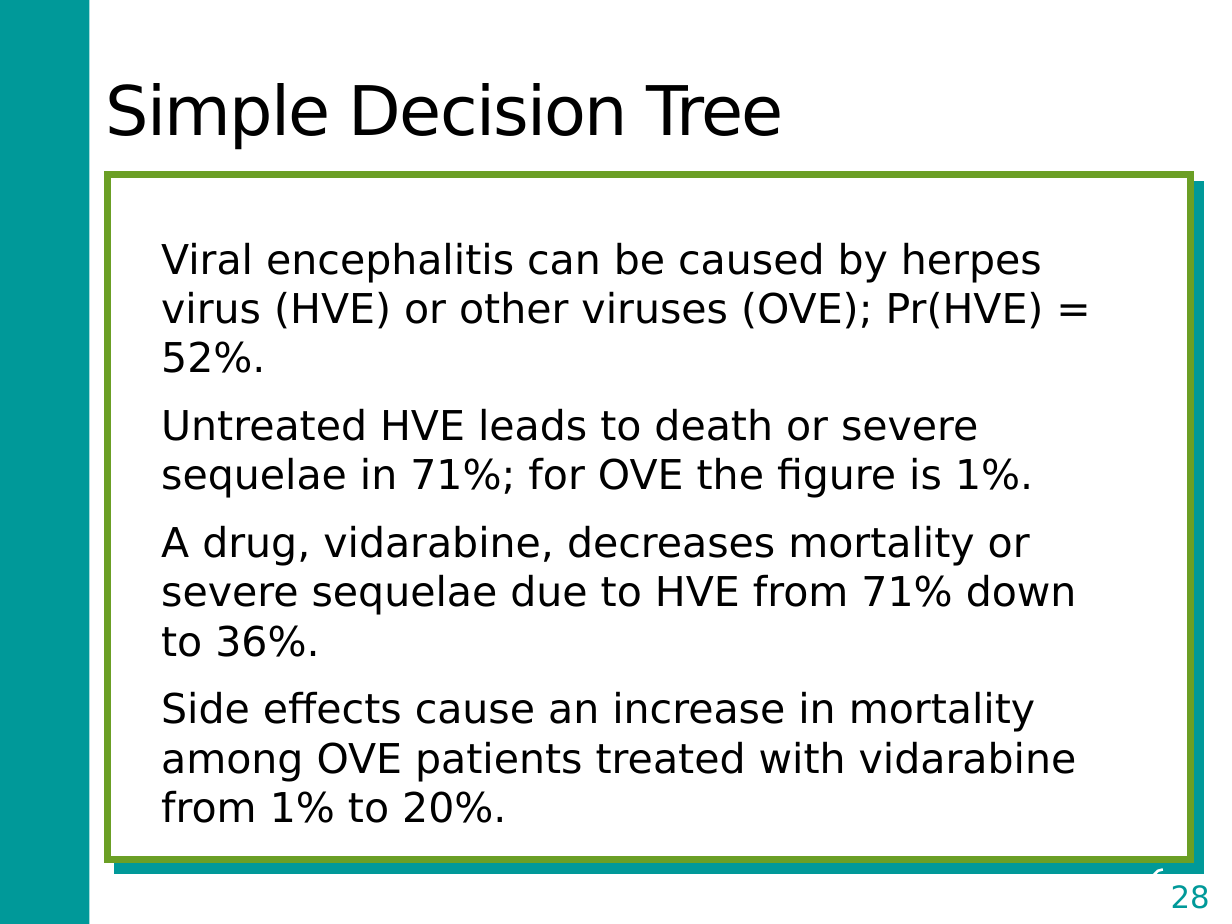
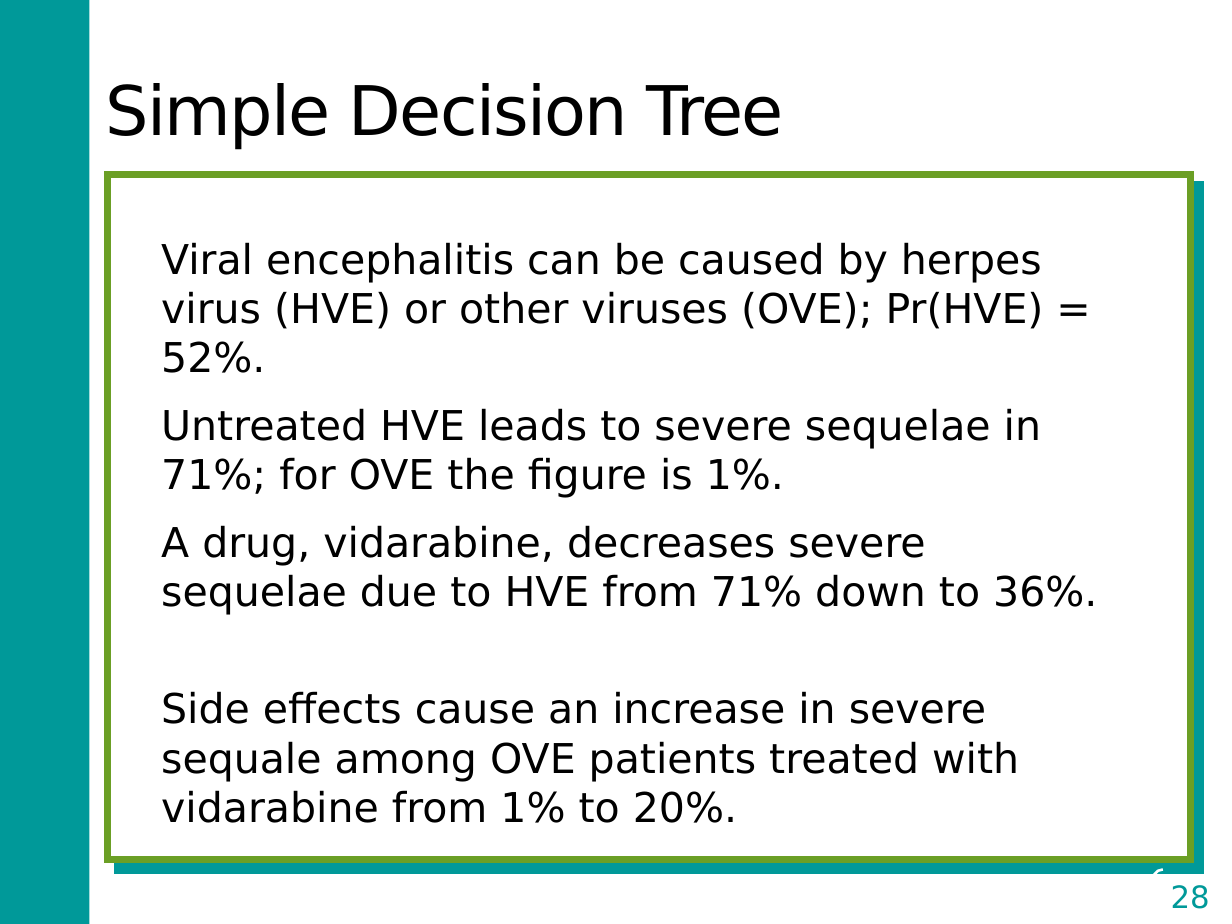
Before and after one commit to DARTH-git/Course-Modularization, a slide deck: slide 28 of Decision trees/Slides/CEA and Decision Modeling Overview_with Decision tree slides.pptx. Drawn at 1232x924 pixels with LibreOffice and Linux fonts; fonts in the diff are those of the drawing. Boxes give left, top, right and bottom in pixels: in the first picture for what was removed or moved away, otherwise in the second. Text is boxed around its words. In the diff, an @@ line names an element or a change of style, - is before the commit and + after.

Commit message:
decision tree and intro update

```diff
--- a/Decision trees/Slides/CEA and Decision Modeling Overview_with Decision tree slides.pptx
+++ b/Decision trees/Slides/CEA and Decision Modeling Overview_with Decision tree slides.pptx
@@ text at [161,408,1097,823]: text changed @@
-Untreated HVE leads to death or severe sequelae in 71%; for OVE the figure is 1%.
-A drug, vidarabine, decreases mortality or severe sequelae due to HVE from 71% down to 36%.
-Side effects cause an increase in mortality among OVE patients treated with vidarabine from 1% to 20%.
+Untreated HVE leads to severe sequelae in 71%; for OVE the figure is 1%.
+A drug, vidarabine, decreases severe sequelae due to HVE from 71% down to 36%.
+Side effects cause an increase in severe sequale among OVE patients treated with vidarabine from 1% to 20%.
```
Also in this commit, not shown: 1 other slide changed, 5 other files.
